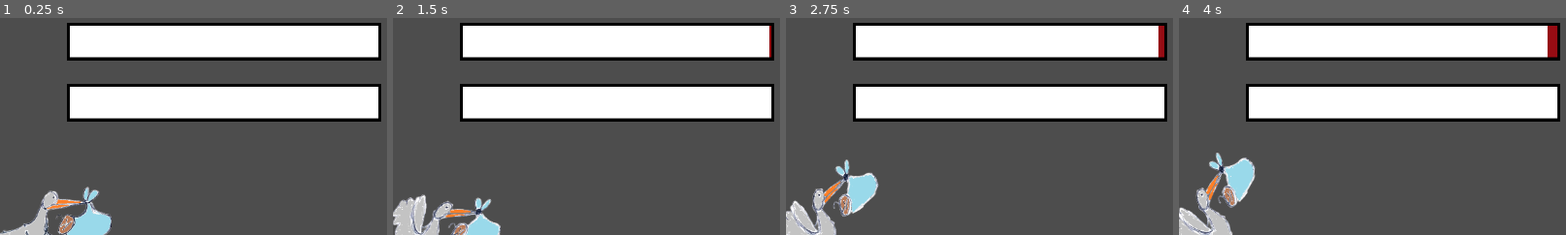
Above: before the commit, frames 1-4 (left to right).
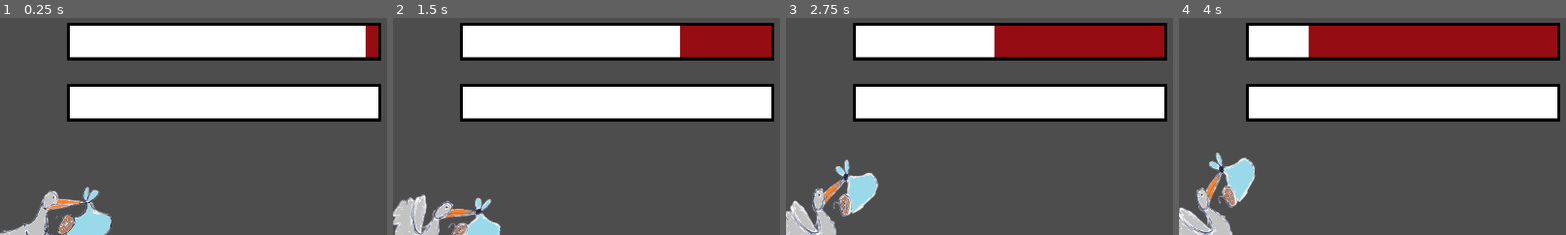
Above: after the commit, the same moments.

Repository: LiamMcBride/LudumeDare53
Game: Godot game, scene res://main_scene.tscn
Two runs of this game, one before a commit and one after it. Both use one fixed random seed, a clock stepped at 60 frames per second and the inputs below. The engine's default icon, where the game draws it, is replaced by a stand-in: a white triangle on a blue panel in a dark square.
Inputs:
- Up to frame 1 (0.25 s): no input
- Up to frame 2 (1.5 s): hold W (UP) from 0.53 s (still down)
- Up to frame 3 (2.75 s): release W (UP) at 2.03 s; hold A (LEFT) from 2.03 s (still down)
- Up to frame 4 (4 s): release A (LEFT) at 3.53 s; hold S (DOWN) from 3.53 s (still down)
The pictures show only the part of the screen within x 47-96%, y 2-52%; the shares and areas given below are measured in that part.

The runs differ from the first frame. In frame 1, 0.5% of the frame differs, in the area x 94-98%, y 3-19%; in frame 2, 3.4%; in frame 3, 6.3%; in frame 4, 9.1%, in the area x 33-96%, y 3-19%.

Commit message:
sick sounds brudda

Diff:
--- a/BabyToGo/CharacterBody2D.gd
+++ b/BabyToGo/CharacterBody2D.gd
@@ -4,20 +4,29 @@
 extends CharacterBody2D
 
 var health = 100
+
+
 @export var rot_amount = 1
 @export var rot_limit = 60
 @export var max_y_speed = 1
 @export var upper_y_limit = -70
 @export var lower_y_limit = 300
-@export var stamina = 6000
+@export var stamina = 300
 @export var progress: TextureProgressBar
 @export var health_bar: TextureProgressBar
 @export var cam: Camera2D
+
+#sound
+@export var gameMusic: AudioStreamPlayer2D
+@export var gameOverMusic: AudioStreamPlayer2D
+@export var menuMusic: AudioStreamPlayer2D
+
 const SPEED = 50.0
 
 # Get the gravity from the project settings to be synced with RigidBody nodes.
 var gravity = ProjectSettings.get_setting("physics/2d/default_gravity")
 func _ready():
+	gameMusic.play()
 	progress.max_value = stamina
 	progress.value = stamina
 	health_bar.max_value = health
@@ -28,7 +37,10 @@
 
 #player dies
 func death():
-	pass
+	gameMusic.playing = false
+	if gameOverMusic.playing == false:
+		gameOverMusic.play()
+
 
 #Player hits object
 func hit():
@@ -70,6 +82,7 @@
 		else: #normal
 			velocity.y = 11 * rad_to_deg(get_rotation())
 	else:
+		death()
 		if position.y < -100:
 			velocity.y = 5
 		else:
--- a/BabyToGo/main_scene.tscn
+++ b/BabyToGo/main_scene.tscn
@@ -7,6 +7,9 @@
 [ext_resource type="Texture2D" uid="uid://ngpola08v4hq" path="res://Assets/EmptyBar.png" id="4_v15jo"]
 [ext_resource type="Texture2D" uid="uid://bfonpndhvqbqx" path="res://Assets/FullBar.png" id="5_sh0a0"]
 [ext_resource type="PackedScene" uid="uid://dhgossh2itfl2" path="res://enemy.tscn" id="6_rxbgy"]
+[ext_resource type="AudioStream" uid="uid://bkdqlr41o1iap" path="res://Assets/Game_1.mp3" id="8_ekdlr"]
+[ext_resource type="AudioStream" uid="uid://dw03plq1x4vkt" path="res://Assets/Game_Over.mp3" id="9_jsn0p"]
+[ext_resource type="AudioStream" uid="uid://ctw4kjits65cp" path="res://Assets/Menu.mp3" id="10_yunii"]
 
 [sub_resource type="SpriteFrames" id="SpriteFrames_3q3bv"]
 animations = [{
@@ -23,8 +26,6 @@
 }]
 
 [sub_resource type="CircleShape2D" id="CircleShape2D_q07e4"]
-
-[sub_resource type="AudioStream" id="AudioStream_cid1b"]
 
 [node name="World" type="Node2D" node_paths=PackedStringArray("player")]
 position = Vector2(237, 153)
@@ -53,11 +54,14 @@
 texture_under = ExtResource("4_v15jo")
 texture_progress = ExtResource("5_sh0a0")
 
-[node name="Player" type="CharacterBody2D" parent="." node_paths=PackedStringArray("progress", "health_bar", "cam")]
+[node name="Player" type="CharacterBody2D" parent="." node_paths=PackedStringArray("progress", "health_bar", "cam", "gameMusic", "gameOverMusic", "menuMusic")]
 script = ExtResource("1_lx3i5")
 progress = NodePath("../Camera2D/StaminaBar")
 health_bar = NodePath("../Camera2D/HealthBar")
 cam = NodePath("../Camera2D")
+gameMusic = NodePath("../GameMusic")
+gameOverMusic = NodePath("../GameOverMusic")
+menuMusic = NodePath("../MenuMusic")
 
 [node name="AnimatedSprite2D" type="AnimatedSprite2D" parent="Player"]
 position = Vector2(2.08165e-12, 2.08165e-12)
@@ -74,8 +78,14 @@
 one_way_collision_margin = 11.4
 debug_color = Color(0.996078, 0, 0.223529, 0.419608)
 
-[node name="AudioStreamPlayer2D" type="AudioStreamPlayer2D" parent="."]
-stream = SubResource("AudioStream_cid1b")
-
 [node name="Area2D" parent="." instance=ExtResource("6_rxbgy")]
 position = Vector2(-350, 403)
+
+[node name="GameMusic" type="AudioStreamPlayer2D" parent="."]
+stream = ExtResource("8_ekdlr")
+
+[node name="GameOverMusic" type="AudioStreamPlayer2D" parent="."]
+stream = ExtResource("9_jsn0p")
+
+[node name="MenuMusic" type="AudioStreamPlayer2D" parent="."]
+stream = ExtResource("10_yunii")
Not shown, added: BabyToGo/Assets/Game_1.mp3.import
Not shown, added: BabyToGo/Assets/Game_Over.mp3.import
Not shown, added: BabyToGo/Assets/Menu.mp3.import
Not shown: 1 places in BabyToGo/main_scene.tscn that only renumber resources
Not shown, added: BabyToGo/Assets/Game_1.mp3
Not shown, added: BabyToGo/Assets/Game_Over.mp3
Not shown, added: BabyToGo/Assets/Menu.mp3
